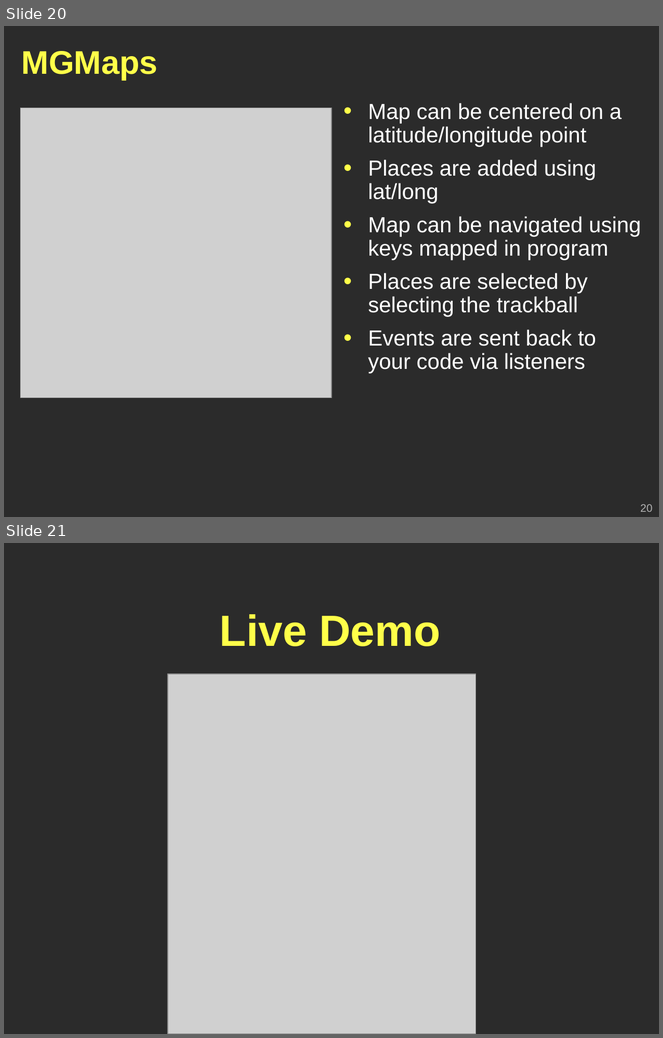
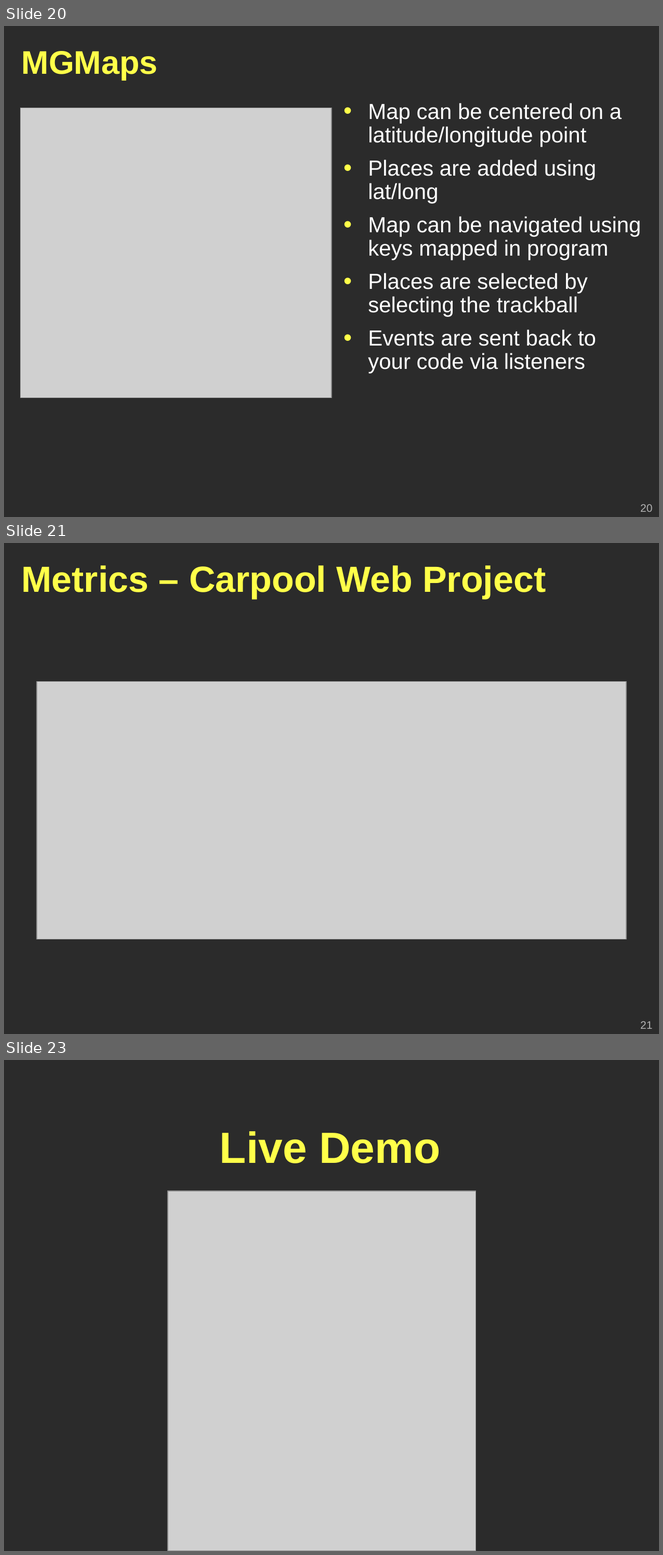
Before and after one commit to Geoffsc/psu-edu-sweng500, a slide deck: docs/presentation/sweng500-carpool-presentation.ppt. Shown one above the other, each under a label of ours: slides 20 and 21 before the commit, slides 20, 21 and 23 after it; the slides between them are not shown. The pictures are 663x1038 and 663x1555 pixels, drawn with LibreOffice and Linux fonts; fonts in the diff are those of the drawing; grey boxes stand for pictures; background and template pictures are left out; a plain dark background stands for a picture behind light text. Boxes give left, top, right and bottom in pixels: in the first picture for what was removed or moved away, otherwise in the second. Text is boxed around its words. In the diff, an @@ line names an element or a change of style, - is before the commit and + after.

Commit message:
Added Metrics slides

```diff
--- a/docs/presentation/sweng500-carpool-presentation.ppt
+++ b/docs/presentation/sweng500-carpool-presentation.ppt
@@ slide 21 added at [4, 543, 659, 1034], background picture (left out) @@
@@ title added at [22, 565, 546, 599], 40 pt, text #FFFF49, bold @@
+Metrics – Carpool Web Project
@@ picture added at [37, 681, 626, 939] @@
@@ page number added at [640, 1021, 652, 1029], 12 pt, text #B2B2B2 @@
+21
@@ what was slide 21 is now slide 23 @@
```
Also in this commit, not shown: 1 other slide added.
